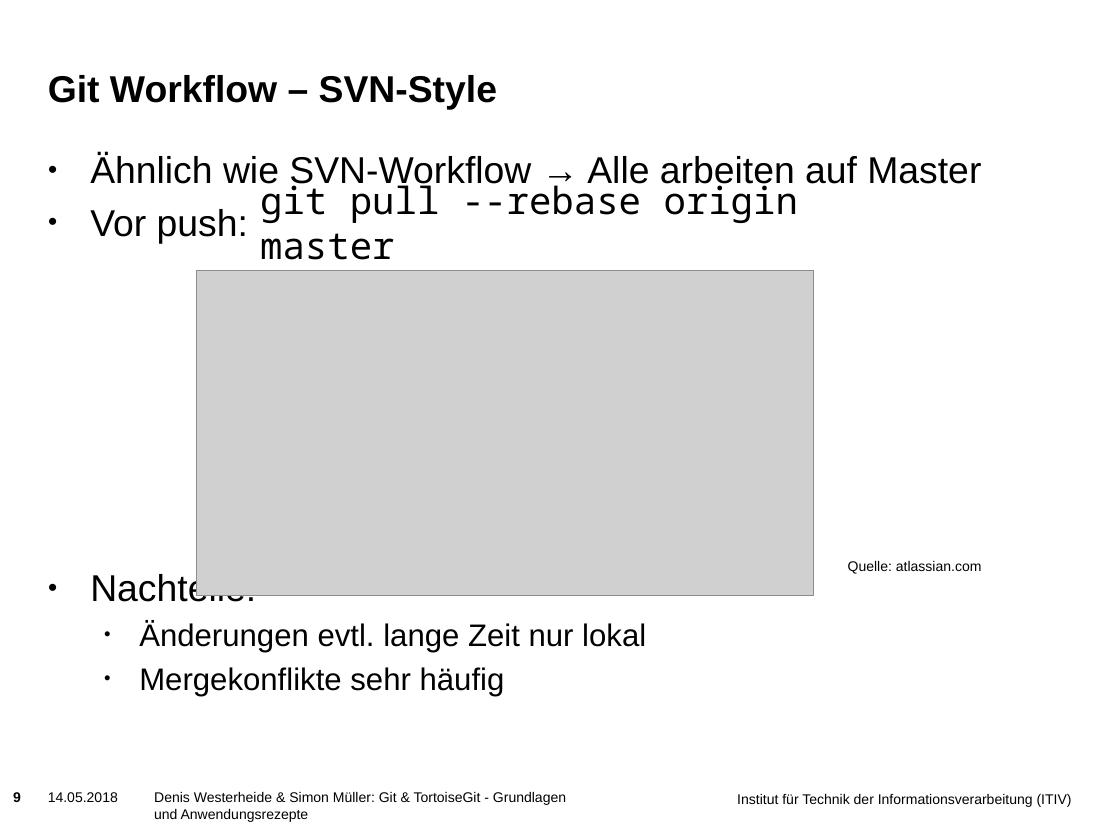
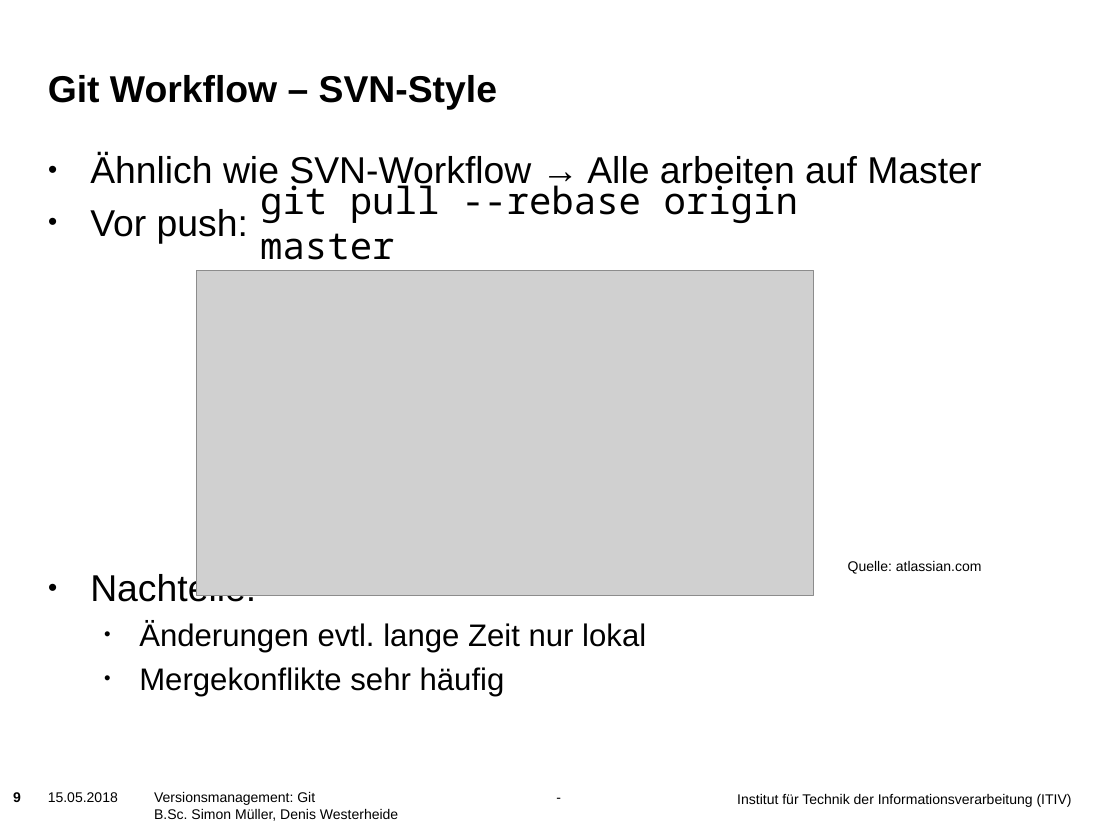
Before and after one commit to muellesi/PSE_2018, a slide deck: slide 9 of Präsentation/09_Versionsmanagement_Git.pptx. Drawn at 1120x840 pixels with LibreOffice and Linux fonts; fonts in the diff are those of the drawing; grey boxes stand for pictures; background and template pictures are left out. Boxes give left, top, right and bottom in pixels: in the first picture for what was removed or moved away, otherwise in the second. Text is boxed around its words. In the diff, an @@ line names an element or a change of style, - is before the commit and + after.

```diff
--- a/Präsentation/09_Versionsmanagement_Git.pptx
+++ b/Präsentation/09_Versionsmanagement_Git.pptx
@@ text at (48, 792, 118, 802): text changed @@
-14.05.2018
+15.05.2018
@@ text at (154, 792, 398, 821): text changed @@
-Denis Westerheide & Simon Müller: Git & TortoiseGit - Grundlagen und Anwendungsrezepte
+Versionsmanagement: Git - B.Sc. Simon Müller, Denis Westerheide
```
Also in this commit, not shown: 30 other slides changed, 1 other file.
